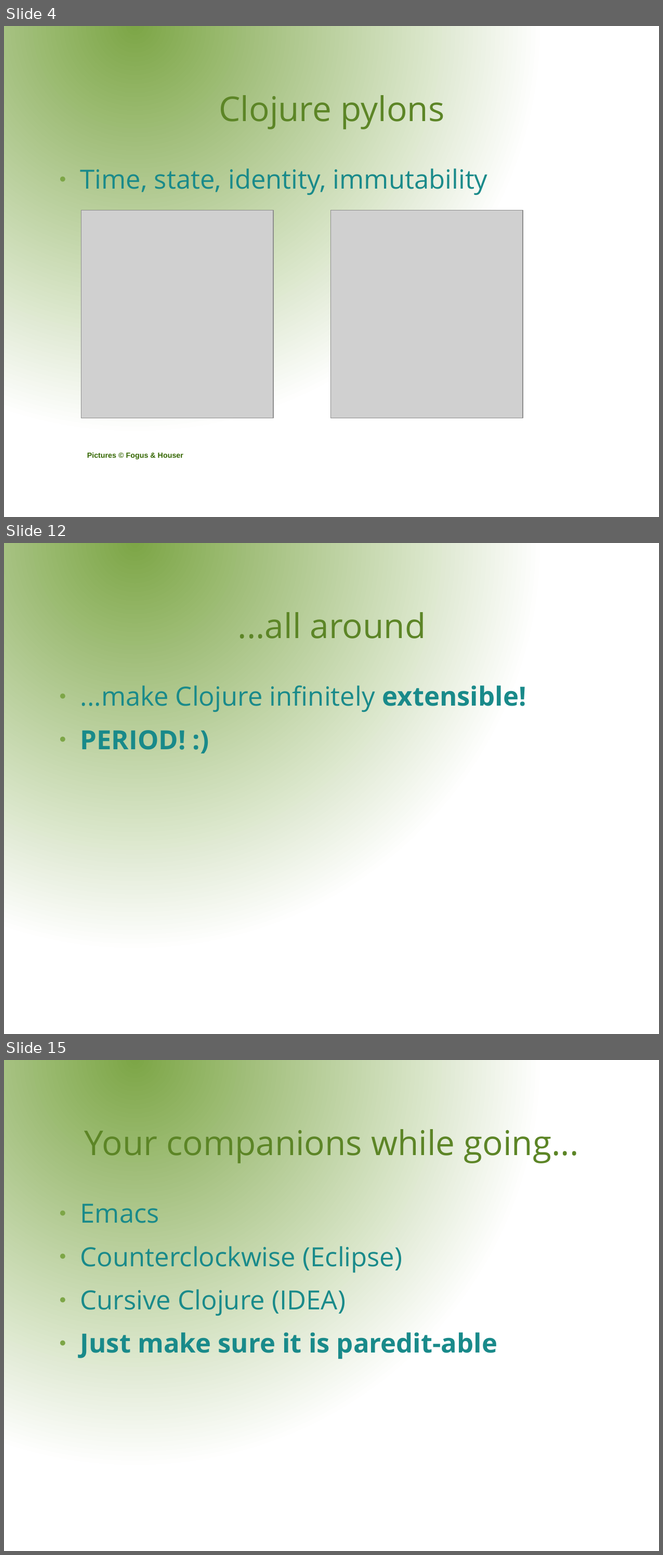
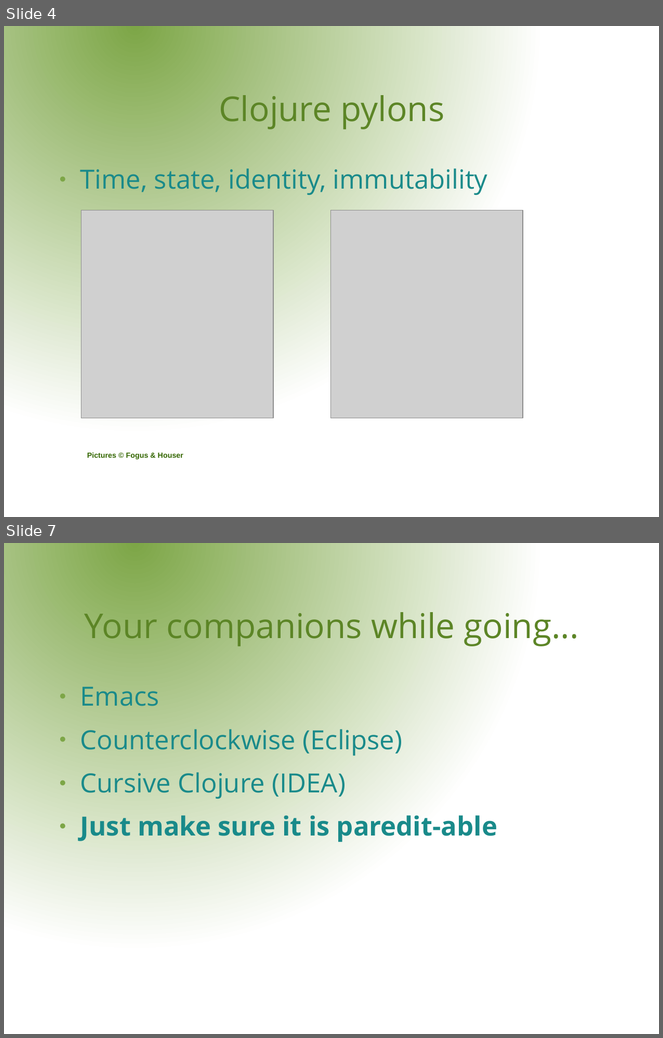
Before and after one commit to rssole/voxxed, a slide deck: resources/presentation/VoxxedDays.odp. Shown one above the other, each under a label of ours: slides 4, 12 and 15 before the commit, slides 4 and 7 after it; the slides between them are not shown. The pictures are 663x1555 and 663x1038 pixels, drawn with LibreOffice and Linux fonts; fonts in the diff are those of the drawing; grey boxes stand for pictures; background and template pictures are left out. Boxes give left, top, right and bottom in pixels: in the first picture for what was removed or moved away, otherwise in the second. Text is boxed around its words. In the diff, an @@ line names an element or a change of style, - is before the commit and + after.

```diff
--- a/resources/presentation/VoxxedDays.odp
+++ b/resources/presentation/VoxxedDays.odp
@@ slide 12 removed at (x1=4, y1=543, x2=659, y2=1034), background gradient #7DA647 to #FFFFFF @@
@@ title removed at (x1=238, y1=612, x2=426, y2=639) @@
-...all around
@@ text removed at (x1=80, y1=685, x2=527, y2=750) @@
-● ...make Clojure infinitely extensible!
-● PERIOD! :)
@@ what was slide 15 is now slide 7 @@
```
Also in this commit, not shown: 2 slides changed, 1 slide added, 7 other slides removed, 7 other files.
